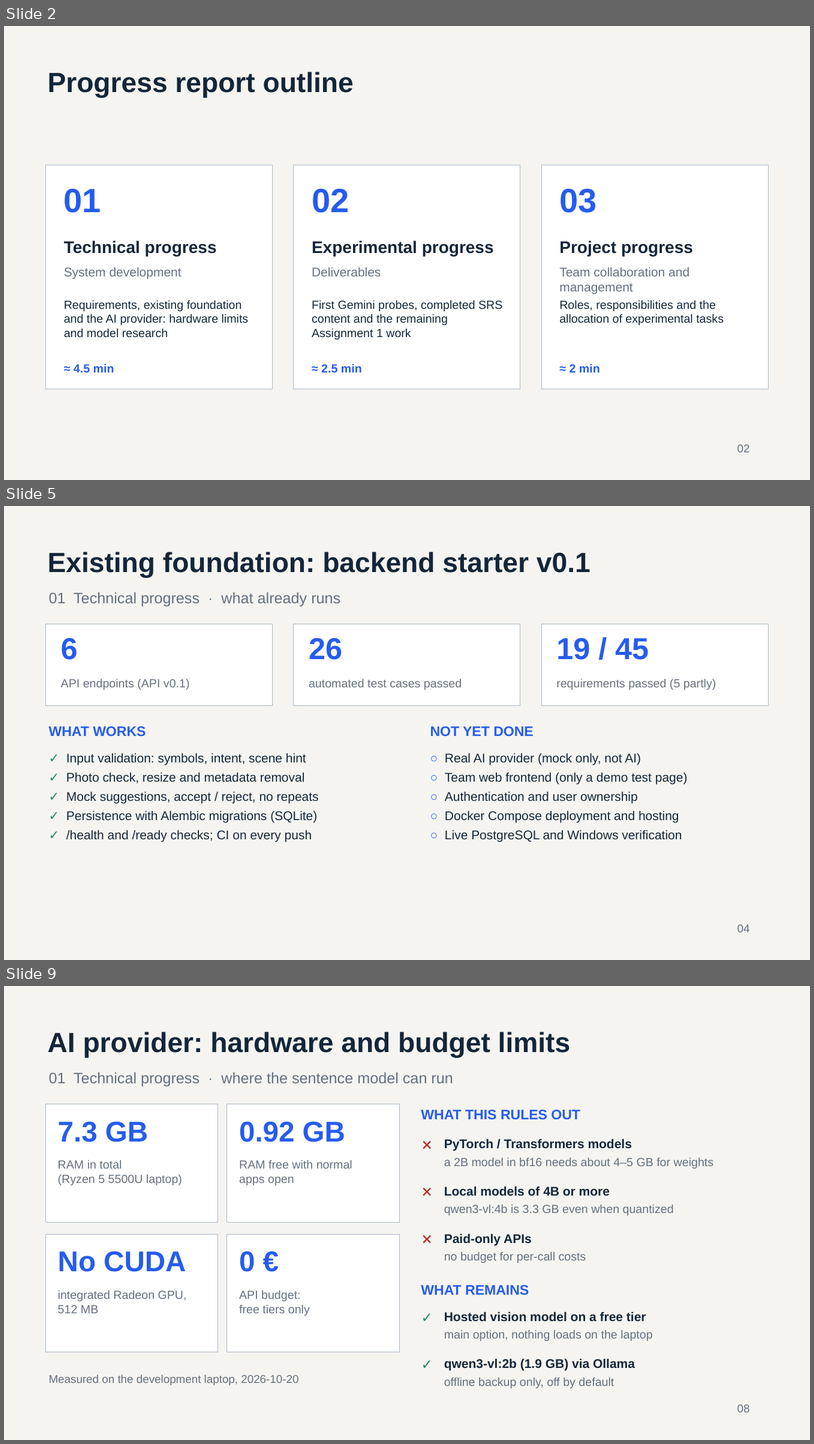
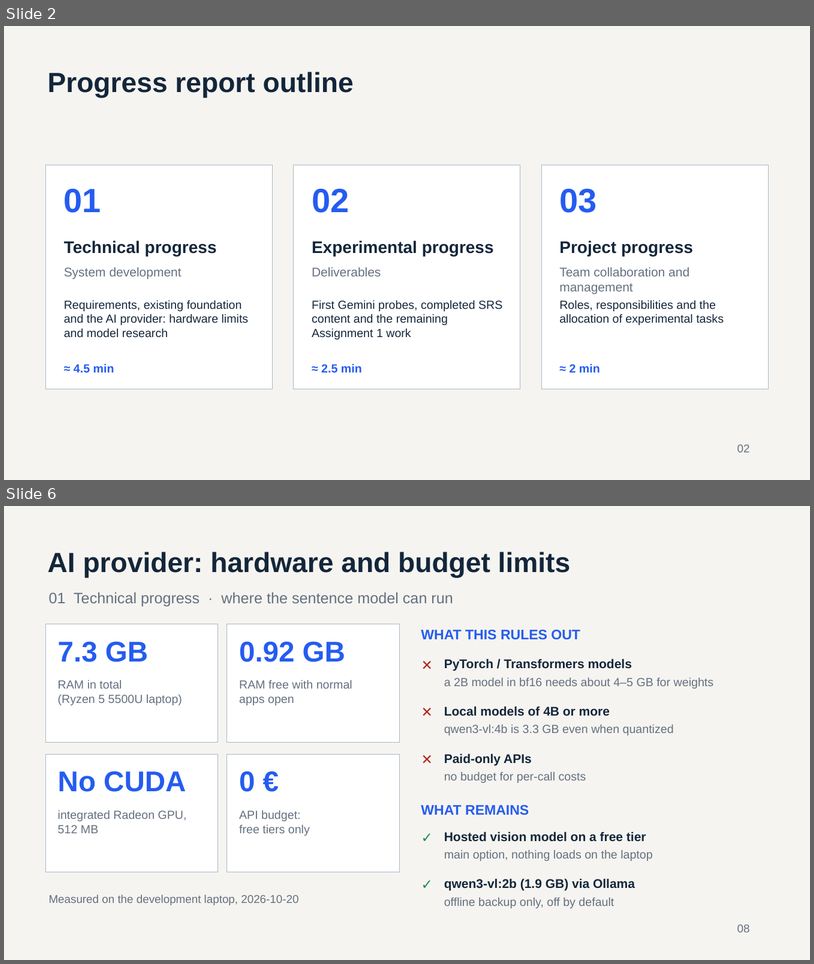
Before and after one commit to bhsei/26B, a slide deck: weekly-reports/W06/Weekly_Report_W06.pptx. Shown one above the other, each under a label of ours: slides 2, 5 and 9 before the commit, slides 2 and 6 after it; the slides between them are not shown. The pictures are 814x1444 and 814x964 pixels, drawn with LibreOffice and Linux fonts; fonts in the diff are those of the drawing. Boxes give left, top, right and bottom in pixels: in the first picture for what was removed or moved away, otherwise in the second. Text is boxed around its words. In the diff, an @@ line names an element or a change of style, - is before the commit and + after.

Commit message:
W9 - Weekly report W06; final presented version with the backend review, frontend and next-week slides from the team

```diff
--- a/weekly-reports/W06/Weekly_Report_W06.pptx
+++ b/weekly-reports/W06/Weekly_Report_W06.pptx
@@ slide 5 removed at [4,506,810,960], background #F5F4F0 @@
@@ text removed at [48,552,591,578] @@
-Existing foundation: backend starter v0.1
@@ text removed at [49,592,341,606] @@
-01 Technical progress · what already runs
@@ rectangle removed at [46,624,273,706] @@
@@ rectangle removed at [294,624,521,706] @@
@@ rectangle removed at [542,624,768,706] @@
@@ text removed at [61,638,78,660] @@
-6
@@ text removed at [309,638,342,660] @@
-26
@@ text removed at [557,638,649,660] @@
-19 / 45
@@ text removed at [61,679,190,690] @@
-API endpoints (API v0.1)
@@ text removed at [309,679,462,690] @@
-automated test cases passed
@@ text removed at [557,679,717,690] @@
-requirements passed (5 partly)
@@ text removed at [49,726,146,736] @@
-WHAT WORKS
@@ text removed at [431,726,534,736] @@
-NOT YET DONE
@@ text removed at [66,753,319,842] @@
-✓ Input validation: symbols, intent, scene hint
-✓ Photo check, resize and metadata removal
-✓ Mock suggestions, accept / reject, no repeats
-✓ Persistence with Alembic migrations (SQLite)
-✓ /health and /ready checks; CI on every push
@@ text removed at [445,753,688,842] @@
-○ Real AI provider (mock only, not AI)
-○ Team web frontend (only a demo test page)
-○ Authentication and user ownership
-○ Docker Compose deployment and hosting
-○ Live PostgreSQL and Windows verification
@@ text removed at [738,924,750,932] @@
-04
@@ what was slide 9 is now slide 6 @@
```
Also in this commit, not shown: 1 slide changed, 8 slides added, 7 other slides removed.
